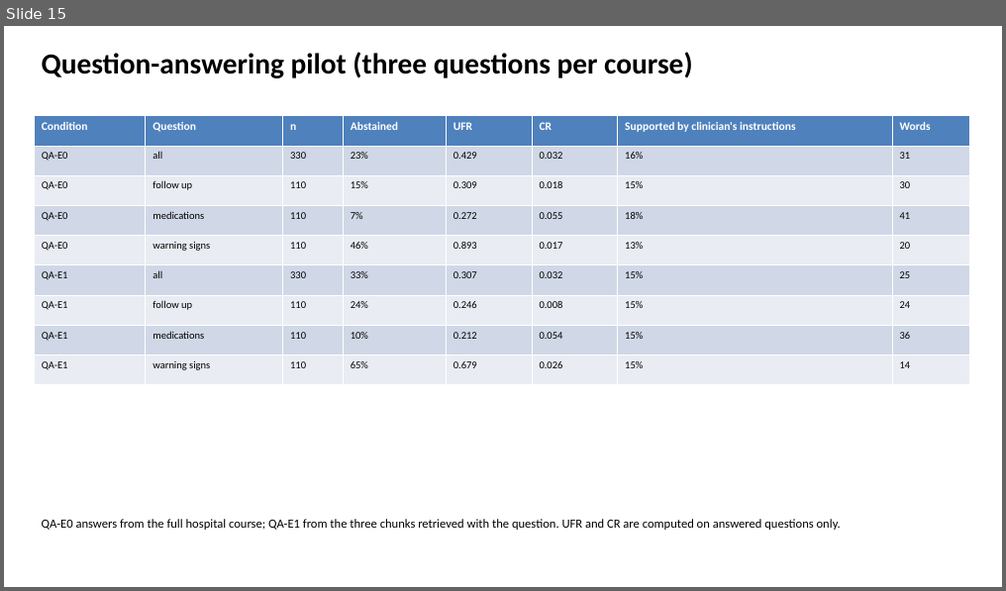
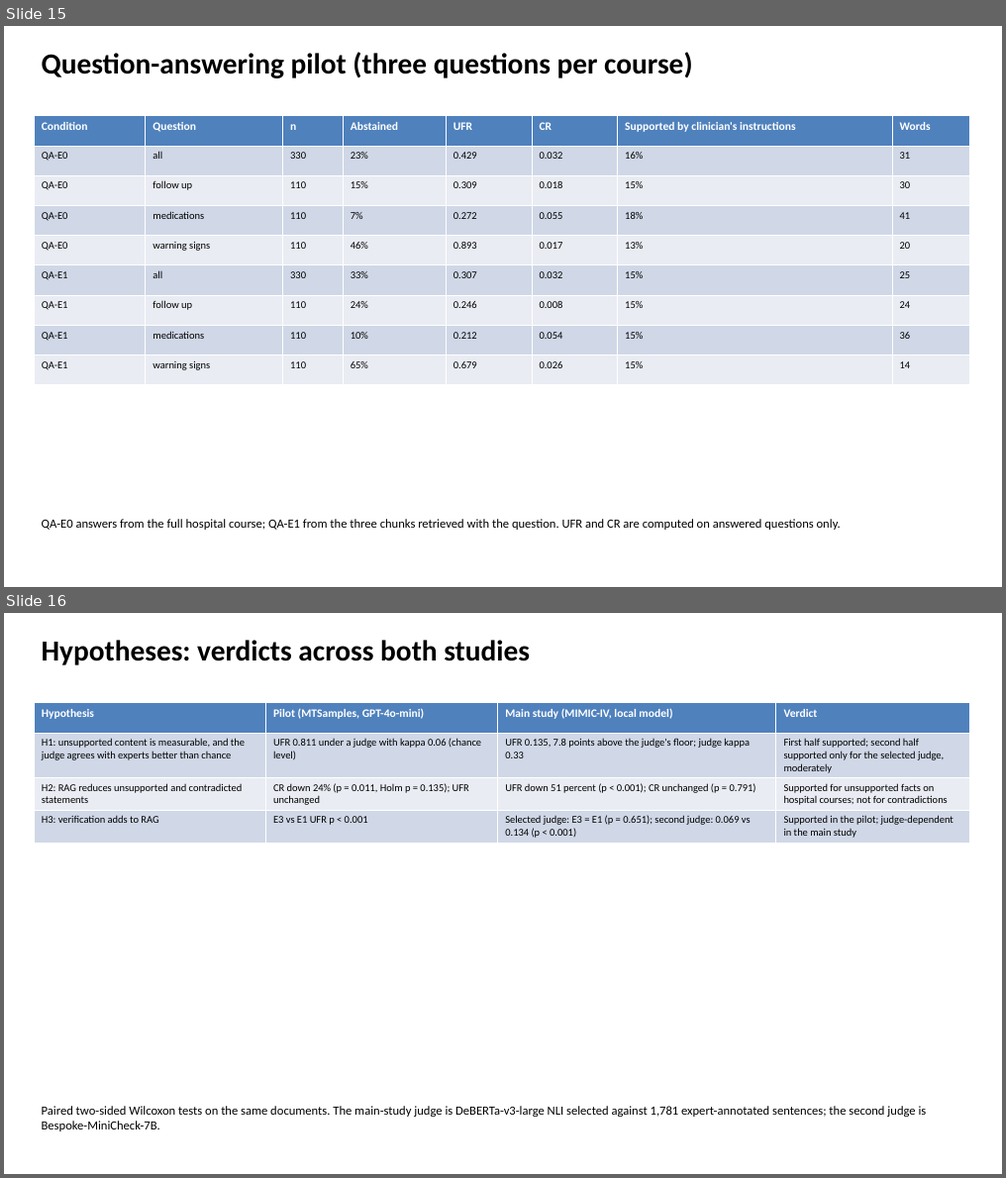
Before and after one commit to slay-a/medical-hallucination-eval, a slide deck: deliverables/Progress_Slides_Fall2026.pptx. Shown one above the other, each under a label of ours: slide 15 before the commit, slides 15 and 16 after it. The pictures are 1006x591 and 1006x1178 pixels, drawn with LibreOffice and Linux fonts; fonts in the diff are those of the drawing. Boxes give left, top, right and bottom in pixels: in the first picture for what was removed or moved away, otherwise in the second. Text is boxed around its words. In the diff, an @@ line names an element or a change of style, - is before the commit and + after.

Commit message:
Second thesis draft: committee on the signature page, consistency pass, corrected ablation statistics
- Signature page lists the committee (Ebrahimi, McIlhenny, Wang as chair)
- Chapters 1 to 4 brought in line with the main study; Chapter 4 numbering gap fixed
- Retrieval ablations reported with Holm-adjusted p-values; pilot Holm family described correctly
- Paired tests under the second judge; hypotheses answered across both studies in Chapter 8
- Section 8.4 and Table 8.1 rewritten for both studies; literature review extended
- Table renderer sizes columns so header words are never split
- Second progress report slides

```diff
--- a/deliverables/Progress_Slides_Fall2026.pptx
+++ b/deliverables/Progress_Slides_Fall2026.pptx
@@ slide 16 added at <box>4,613,1002,1174</box>, background #FFFFFF @@
@@ text added at <box>42,640,530,665</box>, 28 pt, text #000000, bold @@
+Hypotheses: verdicts across both studies
@@ table added at <box>34,703,969,842</box>, 4 rows, 4 columns @@
+Hypothesis | Pilot (MTSamples, GPT-4o-mini) | Main study (MIMIC-IV, local model) | Verdict
+H1: unsupported content is measurable, and the judge agrees with experts better than chance | UFR 0.811 under a judge with kappa 0.06 (chance level) | UFR 0.135, 7.8 points above the judge's floor; judge kappa 0.33 | First half supported; second half supported only for the selected judge, moderately
+H2: RAG reduces unsupported and contradicted statements | CR down 24% (p = 0.011, Holm p = 0.135); UFR unchanged | UFR down 51 percent (p < 0.001); CR unchanged (p = 0.791) | Supported for unsupported facts on hospital courses; not for contradictions
+H3: verification adds to RAG | E3 vs E1 UFR p < 0.001 | Selected judge: E3 = E1 (p = 0.651); second judge: 0.069 vs 0.134 (p < 0.001) | Supported in the pilot; judge-dependent in the main study
@@ text added at <box>42,1106,927,1132</box>, 12 pt, text #000000 @@
+Paired two-sided Wilcoxon tests on the same documents. The main-study judge is DeBERTa-v3-large NLI selected against 1,781 expert-annotated sentences; the second judge is Bespoke-MiniCheck-7B.
```
Also in this commit, not shown: 7 slides changed, 1 other slide added, 17 other files.
